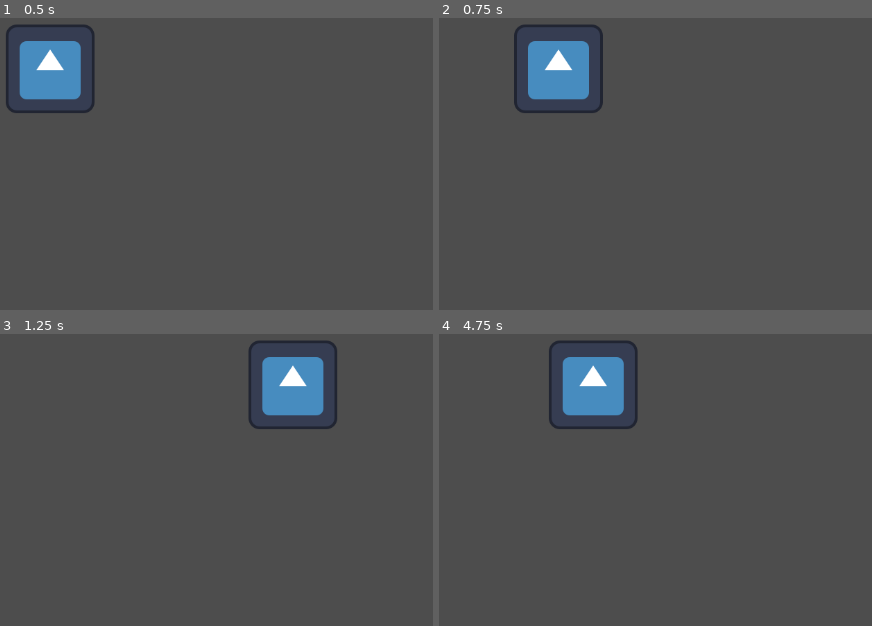
Above: before the commit, frames 1-4 (two rows, left to right).
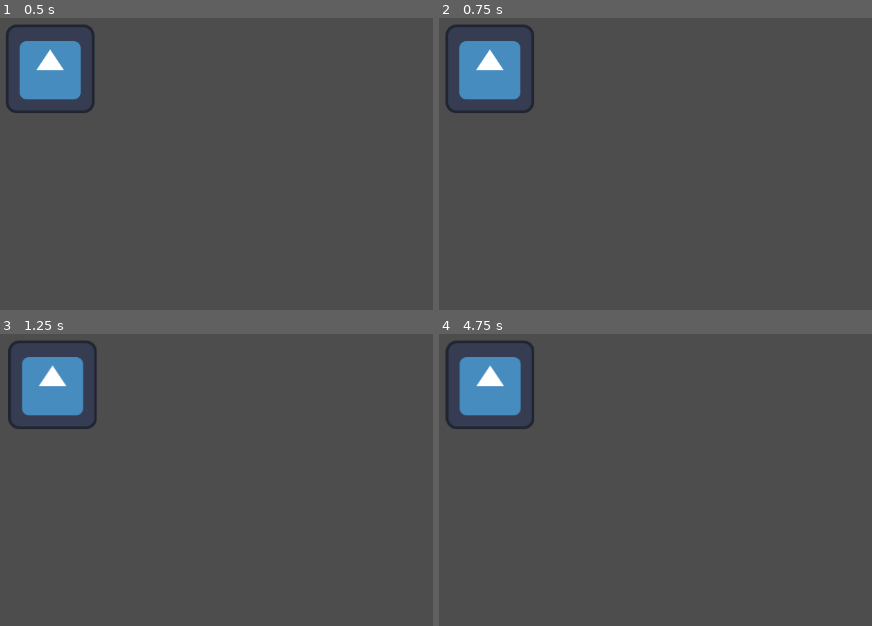
Above: after the commit, the same moments.

Repository: Dorfultariant/FoGD_week_1
Game: Godot game, scene res://Scenes/main.tscn
The game is run twice, just before and just after one commit, with the same random seed, the same clock (stepped at 60 frames per second) and the same inputs. The engine's default icon, where the game draws it, is replaced by a stand-in: a white triangle on a blue panel in a dark square.
Inputs:
- Up to frame 1 (0.5 s): no input
- Up to frame 2 (0.75 s): tap Enter at 0.5 s; hold D (right) from 0.53 s (still down)
- Up to frame 3 (1.25 s): keep holding D (right)
- Up to frame 4 (4.75 s): release D (right) at 1.28 s; hold S (down) 1.28-2.03 s; hold D (right) 2.03-2.78 s; hold W (up) 2.78-3.53 s; tap Space at 3.5 s; hold A (left) from 3.53 s (still down)

Frame 1 is identical in both runs. In frame 2, 6.9% of the frame differs, in the area x 1-38%, y 2-33%; in frame 3, 7.3%; in frame 4, 7.4%, in the area x 1-46%, y 2-33%.

Commit message:
Movement speed dropped

Diff:
--- a/Scripts/main.gd
+++ b/Scripts/main.gd
@@ -1,7 +1,7 @@
 extends Node
 
 
-const SPEED : int = 500
+const SPEED : int = 5
 
 @onready var ICON : Sprite2D = $Icon
 
